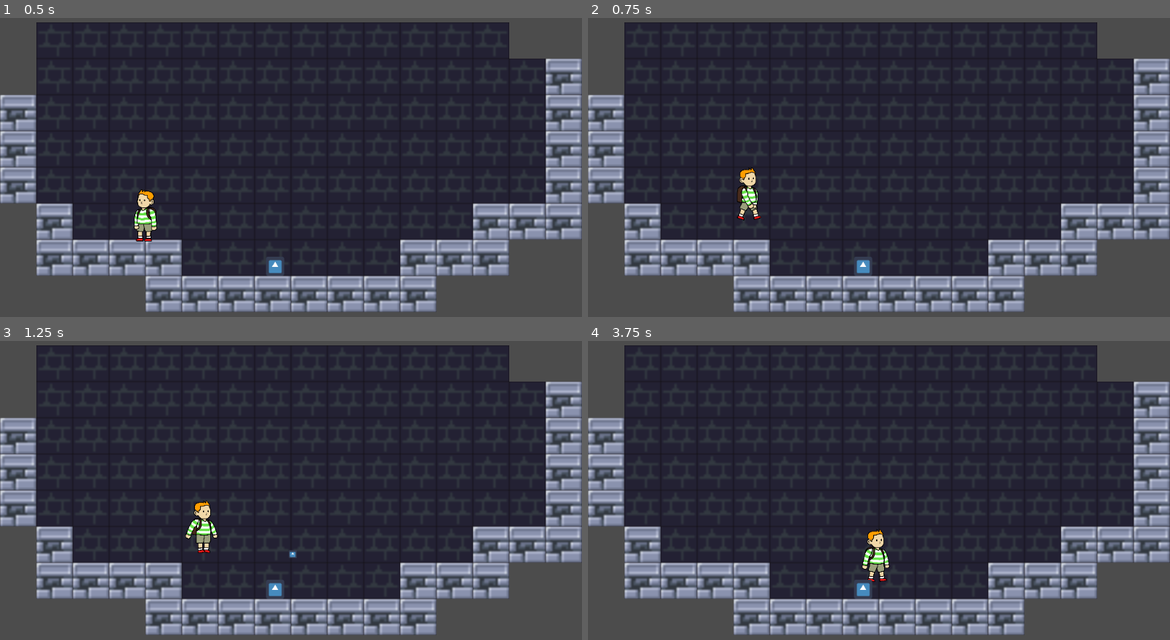
Above: before the commit, frames 1-4 (two rows, left to right).
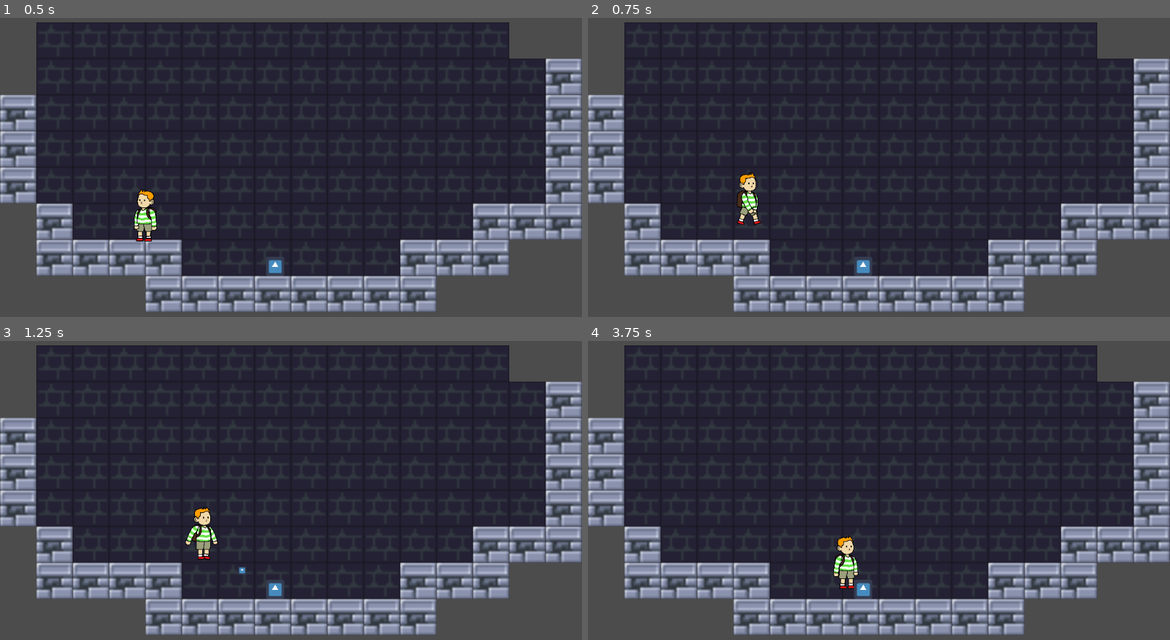
Above: after the commit, the same moments.

Repository: FavouredFool/special-disco
Game: Godot game, scene res://Scenes/Main.tscn
Two runs of this game, one before a commit and one after it. Both use one fixed random seed, a clock stepped at 60 frames per second and the inputs below. The engine's default icon, where the game draws it, is replaced by a stand-in: a white triangle on a blue panel in a dark square.
Inputs (mouse positions are in pixels of both pictures, inside the frame that each line leads up to):
- Up to frame 1 (0.5 s): no input
- Up to frame 2 (0.75 s): move the mouse to (1007, 137) at 0.52 s; hold D (move_right) from 0.53 s (still down); tap Space (jump) at 0.6 s; click (1007, 137) at 0.67 s
- Up to frame 3 (1.25 s): keep holding D (move_right); tap Space (jump) at 0.77, 1.07 s
- Up to frame 4 (3.75 s): move the mouse to (762, 496) at 1.27 s; click (762, 496) at 1.35 s; tap Space (jump) at 1.52, 1.55, 1.82, 2.1, 3.02, 3.05, 3.32, 3.6 s; move the mouse to (937, 403) at 2.02 s; release D (move_right) at 2.03 s; hold A (move_left) 2.03-2.78 s; click (937, 403) at 2.17 s; move the mouse to (849, 547) at 2.77 s; hold D (move_right) from 2.78 s (still down); click (849, 547) at 2.85 s; move the mouse to (1053, 529) at 3.52 s; click (1053, 529) at 3.67 s

Frame 1 is identical in both runs. In frame 2, 0.5% of the frame differs, in the area x 25-30%, y 50-70%; in frame 3, 0.7%; in frame 4, 1.0%, in the area x 42-52%, y 62-84%.

Commit message:
feat: Added Bouce

Diff:
--- a/Levels/Level_X.tscn
+++ b/Levels/Level_X.tscn
@@ -67,12 +67,10 @@
 position = Vector2( 255, 377 )
 speed = 150.0
 
-[node name="BallSpawner" parent="." instance=ExtResource( 2 )]
-max_throw_strength = 1000.0
-min_throw_strength = 500.0
-
 [node name="Dog" parent="." instance=ExtResource( 3 )]
 position = Vector2( 484, 492 )
 speed = 250.0
 ball_margin = 15.0
 _swap_offset = 15.0
+
+[node name="BallSpawner" parent="." instance=ExtResource( 2 )]
--- a/Scenes/BallSpawner.tscn
+++ b/Scenes/BallSpawner.tscn
@@ -4,4 +4,5 @@
 
 [node name="BallSpawner" type="Node2D"]
 script = ExtResource( 1 )
-throw_strength = 750.0
+max_throw_strength = 1000.0
+min_throw_strength = 300.0
--- a/Scenes/Dog.tscn
+++ b/Scenes/Dog.tscn
@@ -6,9 +6,9 @@
 [sub_resource type="RectangleShape2D" id=1]
 extents = Vector2( 17, 17 )
 
-[node name="Dog" type="KinematicBody2D"]
+[node name="Dog" type="KinematicBody2D" groups=["dog"]]
 collision_layer = 4
-collision_mask = 2
+collision_mask = 3
 collision/safe_margin = 1.0
 script = ExtResource( 2 )
 speed = 100.0
--- a/Scripts/DogScript.gd
+++ b/Scripts/DogScript.gd
@@ -26,9 +26,11 @@
 enum ActiveCommand { STAY, COME, FETCH, POOP, SPEAK, DROP_PICKUP }
 var active_command = ActiveCommand.STAY
 
+var last_command = ActiveCommand.STAY
+
 # come
 var come_to_player : bool = false
-var first_come_frame : bool = false
+var first_command_frame : bool = false
 
 func _physics_process(delta:float) -> void:
 
@@ -49,6 +51,8 @@
 		ActiveCommand.POOP:
 			command_poop()
 
+	first_command_frame = false
+
 
 	# Jump
 	if _desires_jump:
@@ -66,7 +70,7 @@
 
 func command_come():
 
-	if first_come_frame:
+	if first_command_frame:
 		come_to_player = true
 
 	if player:
@@ -100,9 +104,9 @@
 
 	else:
 		# stand still
-		command_stay()
+		set_active_dog_command(ActiveCommand.STAY)
 
-	first_come_frame = false
+	first_command_frame = false
 
 func command_fetch():
 
@@ -126,22 +130,28 @@
 		# determine if jump
 		for i in get_slide_count():
 			var collision = get_slide_collision(i)
-			if collision.collider.is_in_group("EnvCollider"):
+			if collision.collider.is_in_group("EnvCollider") or collision.collider.is_in_group("player"):
 				if collision.normal == -_velocity.normalized():
 					_desires_jump = true
 
 	else:
 		# stand still
-		command_stay()
+		set_active_dog_command(last_command)
 
 func command_drop_pickup():
 	# drop / pickup
-	command_stay()
+	set_active_dog_command(ActiveCommand.STAY)
 
 func command_speak():
 	# speak
-	command_stay()
+	set_active_dog_command(ActiveCommand.STAY)
 
 func command_poop():
 	# poop
-	command_stay()
+	set_active_dog_command(ActiveCommand.STAY)
+
+
+func set_active_dog_command(dog_command):
+	last_command = active_command
+	first_command_frame = true
+	active_command = dog_command
--- a/Scripts/PlayerScript.gd
+++ b/Scripts/PlayerScript.gd
@@ -3,7 +3,7 @@
 
 # onready
 onready var CoyoteTimer : Timer = $CoyoteTimer
-onready var dog : KinematicBody2D = get_node("../Dog")
+onready var dog = get_node("../Dog")
 onready var animationPlayer : AnimationPlayer = get_node("./CharacterRig/AnimationPlayer")
 
 # constants
@@ -13,12 +13,15 @@
 export var speed : float = 300.0
 export var jump_strength : float = 1000.0
 export var gravity : float = 4500.0
+export var bounce_multiplicator = 1.5
 
 # fields
 var _velocity : Vector2 = Vector2.ZERO
 var _jump_avaliable : bool
 var _horizontal_direction : float
 var _desires_jump : bool
+var desires_bounce = false
+var is_bouncing = false
 
 var _ballSpawnPoint : Vector2 = Vector2.ZERO
 
@@ -40,30 +43,29 @@
 					if angle < PI/4:
 						# feature top
 						print("TOP")
-						dog.active_command = dog.ActiveCommand.STAY
+						dog.set_active_dog_command(dog.ActiveCommand.STAY)
 					elif angle < 3*PI/4:
 						# feature right
 						print("RIGHT")
-						dog.first_come_frame = true
-						dog.active_command = dog.ActiveCommand.COME
+						dog.set_active_dog_command(dog.ActiveCommand.COME)
 					else:
 						# feature down
 						print("DOWN")
-						dog.active_command = dog.ActiveCommand.DROP_PICKUP
+						dog.set_active_dog_command(dog.ActiveCommand.DROP_PICKUP)
 
 				elif angle < 0.0:
 					if angle > -PI/4:
 						# feature top
 						print("TOP")
-						dog.active_command = dog.ActiveCommand.STAY
+						dog.set_active_dog_command(dog.ActiveCommand.STAY)
 					elif angle > -3*PI/4:
 						# feature left
 						print("LEFT")
-						dog.active_command = dog.ActiveCommand.FETCH
+						dog.set_active_dog_command(dog.ActiveCommand.FETCH)
 					else:
 						# feature down
 						print("DOWN")
-						dog.active_command = dog.ActiveCommand.DROP_PICKUP
+						dog.set_active_dog_command(dog.ActiveCommand.DROP_PICKUP)
 
 func _process(delta):
 	_horizontal_direction = (
@@ -98,11 +100,19 @@
 
 func _physics_process(delta:float) -> void:
 
+	# determine if jump
+	for i in get_slide_count():
+		var collision = get_slide_collision(i)
+		if collision.collider.is_in_group("dog"):
+			if collision.normal == Vector2.UP:
+				desires_bounce = true
+
 	_velocity.x = _horizontal_direction * speed
-	_velocity.y += gravity * delta
+
 
 	if is_on_floor():
 		_jump_avaliable = true
+		is_bouncing = false
 	elif _jump_avaliable and CoyoteTimer.is_stopped():
 		CoyoteTimer.start()
 
@@ -112,13 +122,20 @@
 	var is_idling : bool = is_on_floor() and is_zero_approx(_velocity.x)
 	var is_running : bool = is_on_floor() and not is_zero_approx(_velocity.x)
 
-	if _desires_jump:
+	if _desires_jump and not desires_bounce:
 		_velocity.y = -jump_strength
 		_desires_jump = false
-	elif is_jump_cancelled:
+	elif is_jump_cancelled and not is_bouncing:
 		_velocity.y = 0.0
 
+	if desires_bounce:
+		_velocity.y = -jump_strength * bounce_multiplicator
+		desires_bounce = false
+		is_bouncing = true
+
+	_velocity.y += gravity * delta
 	_velocity = move_and_slide(_velocity, UP_DIRECTION)
+
 
 func _on_Timer_timeout():
 	_jump_avaliable = false
